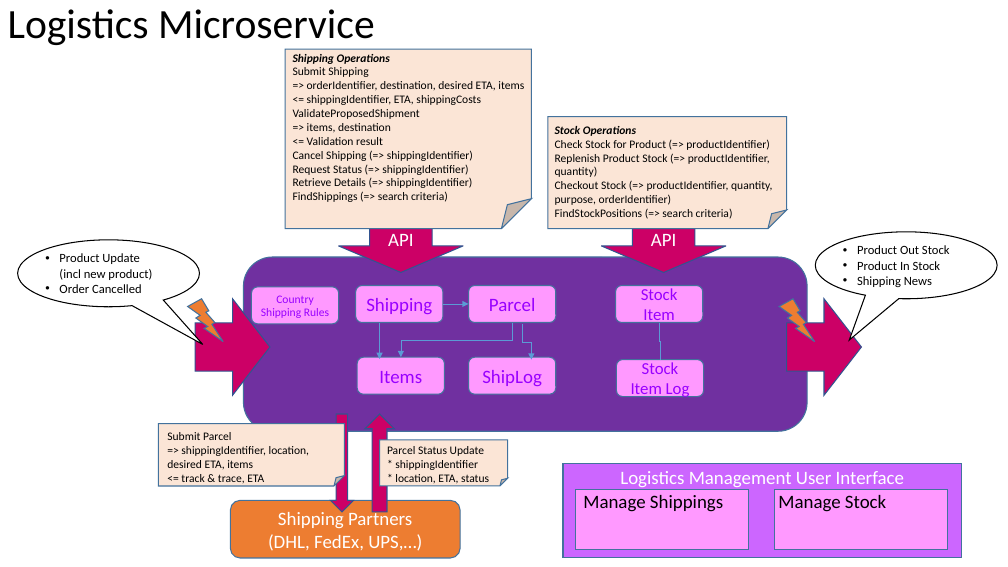
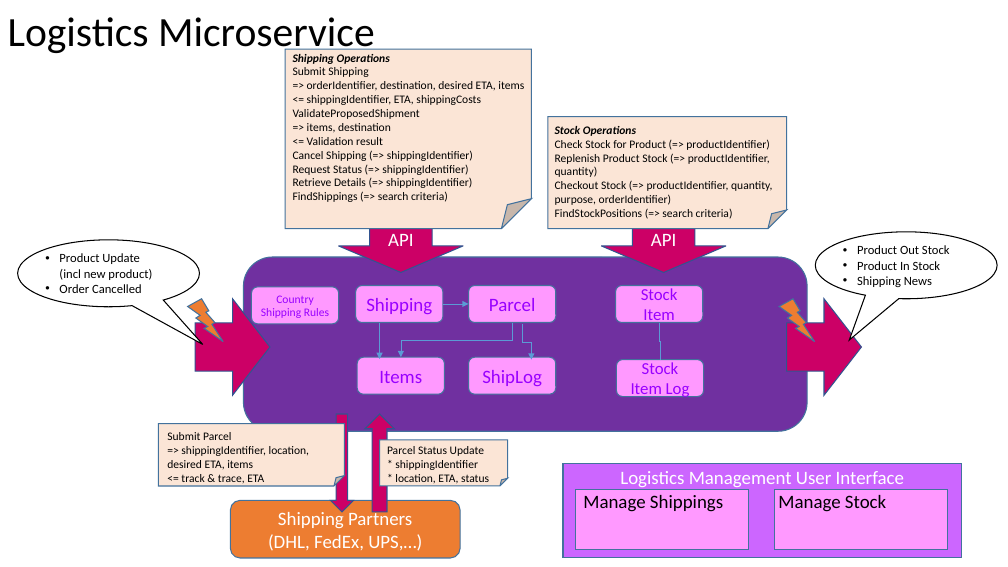
Before and after one commit to lucasjellema/logistics-microservice-soaring-clouds-sequel, a slide deck: slide 3 of Logistics-Microservice-in-Soaring through the Clouds – The Sequel.pptx. Drawn at 1008x567 pixels with LibreOffice and Linux fonts; fonts in the diff are those of the drawing. Boxes give left, top, right and bottom in pixels: in the first picture for what was removed or moved away, otherwise in the second. Text is boxed around its words. In the diff, an @@ line names an element or a change of style, - is before the commit and + after.

```diff
--- a/Logistics-Microservice-in-Soaring through the Clouds – The Sequel.pptx
+++ b/Logistics-Microservice-in-Soaring through the Clouds – The Sequel.pptx
@@ title "Logistics Microservice": place and size @@
-title "Logistics Microservice" at [8, 9, 375, 49]
+title "Logistics Microservice" at [8, 17, 375, 57]
```
Also in this commit, not shown: 2 slides added.
